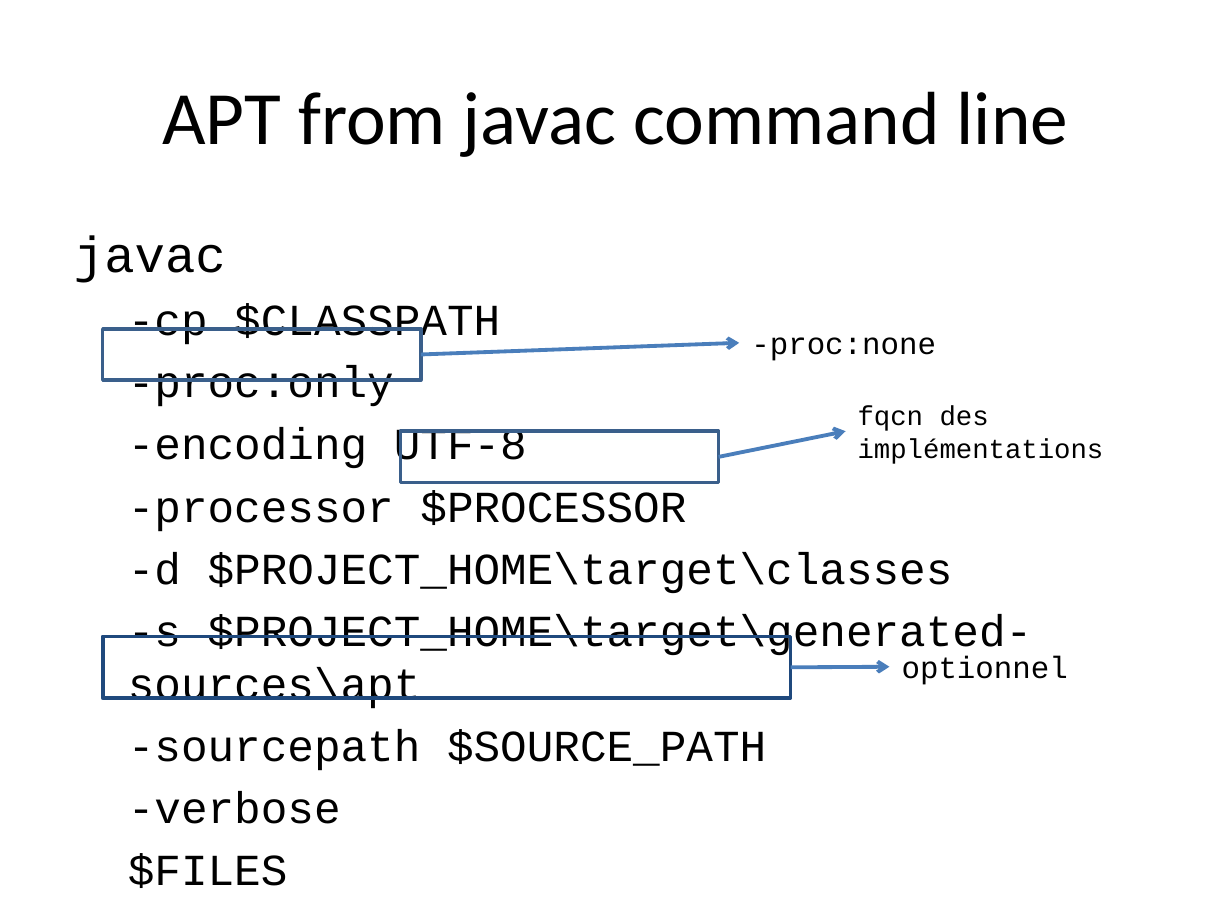
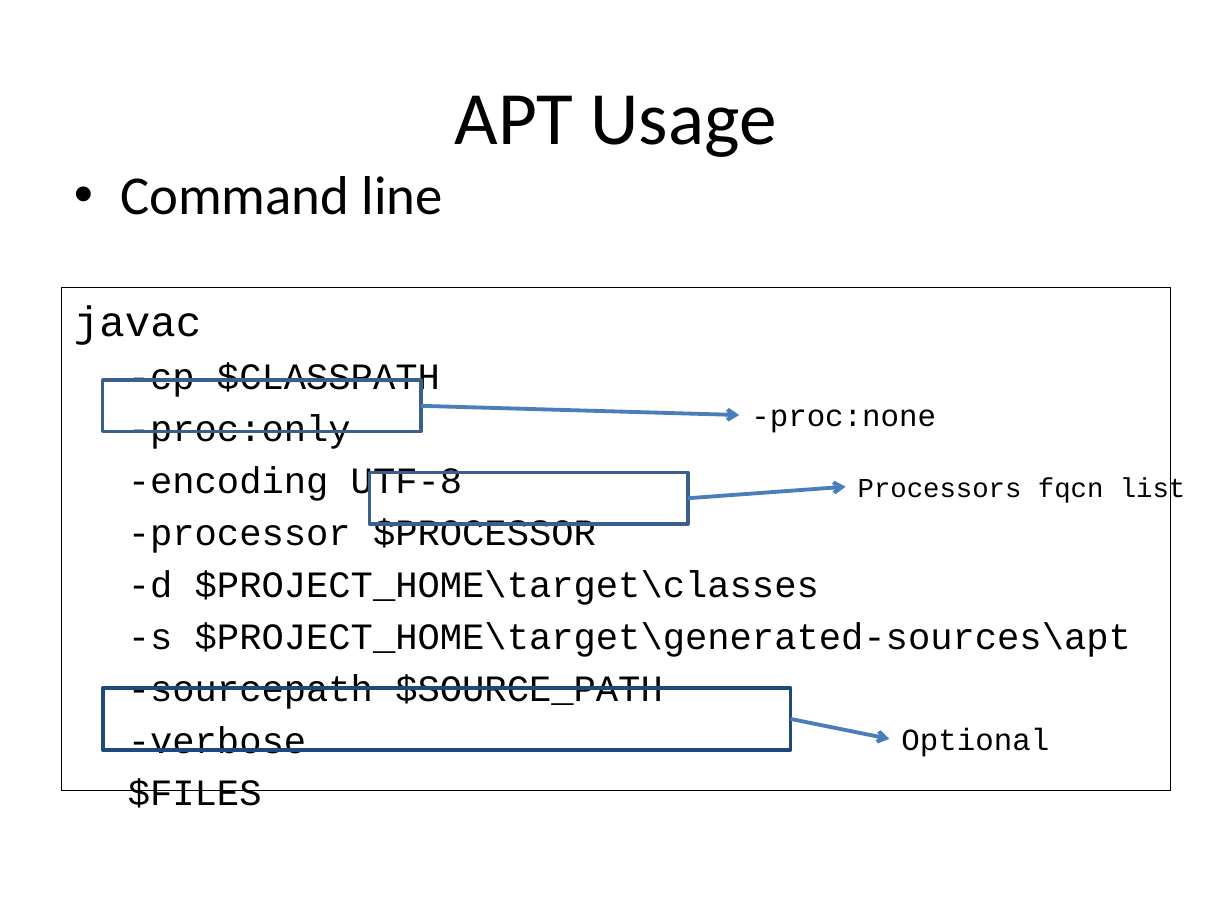
Before and after one commit to dbaeli/ez18n, a slide deck: slide 17 of ez18n-slides/javaone-2012/ez18n_javaone2012.pptx. Drawn at 1232x924 pixels with LibreOffice and Linux fonts; fonts in the diff are those of the drawing; background and template pictures are left out. Boxes give left, top, right and bottom in pixels: in the first picture for what was removed or moved away, otherwise in the second. Text is boxed around its words. In the diff, an @@ line names an element or a change of style, - is before the commit and + after.

```diff
--- a/ez18n-slides/javaone-2012/ez18n_javaone2012.pptx
+++ b/ez18n-slides/javaone-2012/ez18n_javaone2012.pptx
@@ title at [455, 95, 777, 157]: text changed @@
-APT from javac command line
+APT Usage
@@ text added at [120, 176, 443, 215], 32 pt, text #000000 @@
+• Command line
@@ text "javac": place and size @@
-text "javac" at [74, 235, 1033, 824]
+text "javac" at [62, 288, 1170, 791]
@@ text "javac" at [62, 288, 1170, 791]: size 29.6 to 24.8 pt in "javac"; size 25.9 to 21.7 pt; outline none to #000000 0.75 pt @@
@@ rectangle: place and size @@
-rectangle at [102, 329, 420, 381]
+rectangle at [102, 381, 420, 432]
@@ arrow moved from (421, 355) - (739, 342) to (421, 405) - (739, 415) @@
@@ text "-proc:none": place and size @@
-text "-proc:none" at [751, 337, 936, 361]
+text "-proc:none" at [751, 409, 936, 433]
@@ rectangle: place and size @@
-rectangle at [400, 431, 718, 483]
+rectangle at [370, 473, 687, 525]
@@ text at [858, 478, 1186, 505]: text changed @@
-fqcn des
-implémentations
+Processors fqcn list
@@ arrow moved from (718, 457) - (845, 431) to (687, 498) - (845, 487) @@
@@ rectangle: place and size @@
-rectangle at [102, 637, 790, 699]
+rectangle at [102, 689, 790, 750]
@@ arrow moved from (791, 668) - (890, 667) to (791, 719) - (890, 739) @@
@@ text at [901, 728, 1049, 757]: text changed @@
-optionnel
+Optional
```
Also in this commit, not shown: 17 other slides changed, 5 slides added, 7 slides removed.
